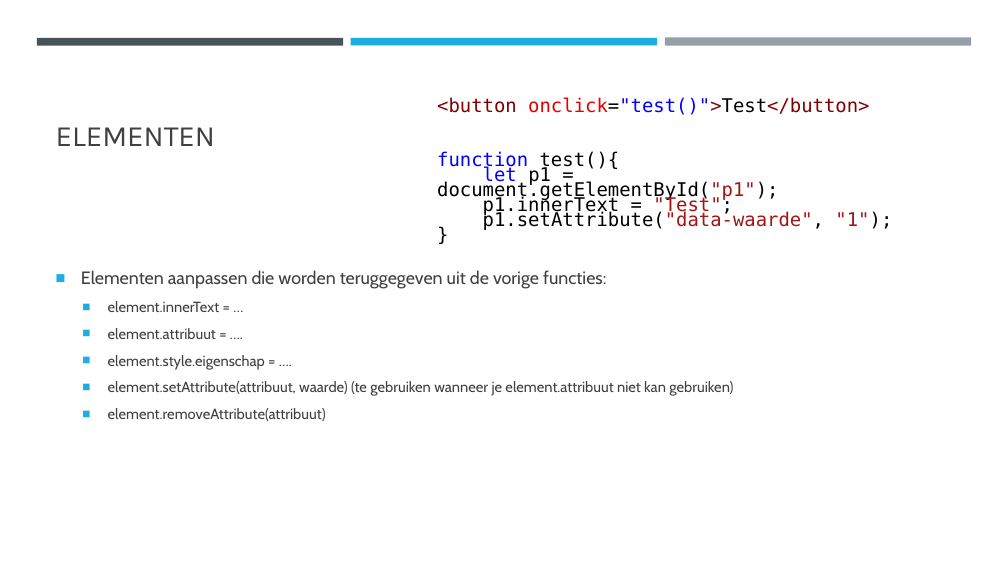
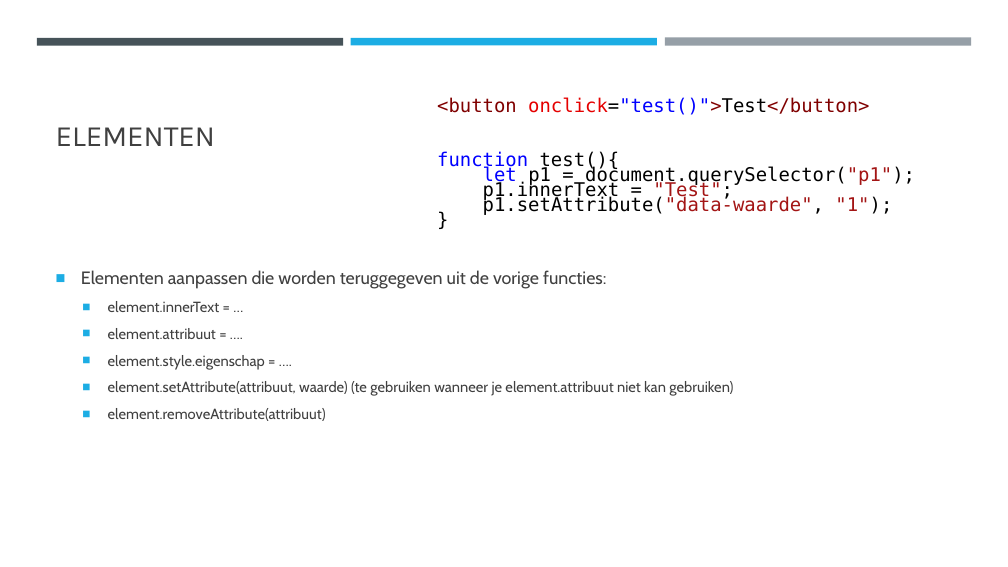
Before and after one commit to DhrLeroy/Webdesign, a slide deck: slide 52 of Webdesign.pptx. Drawn at 1008x567 pixels with LibreOffice and Linux fonts; fonts in the diff are those of the drawing. Boxes give left, top, right and bottom in pixels: in the first picture for what was removed or moved away, otherwise in the second. Text is boxed around its words. In the diff, an @@ line names an element or a change of style, - is before the commit and + after.

```diff
--- a/Webdesign.pptx
+++ b/Webdesign.pptx
@@ text at [483, 166, 915, 186]: text changed @@
-let p1 = document.getElementById("p1");
+let p1 = document.querySelector("p1");
```
Also in this commit, not shown: 10 other slides changed, 17 other files.
